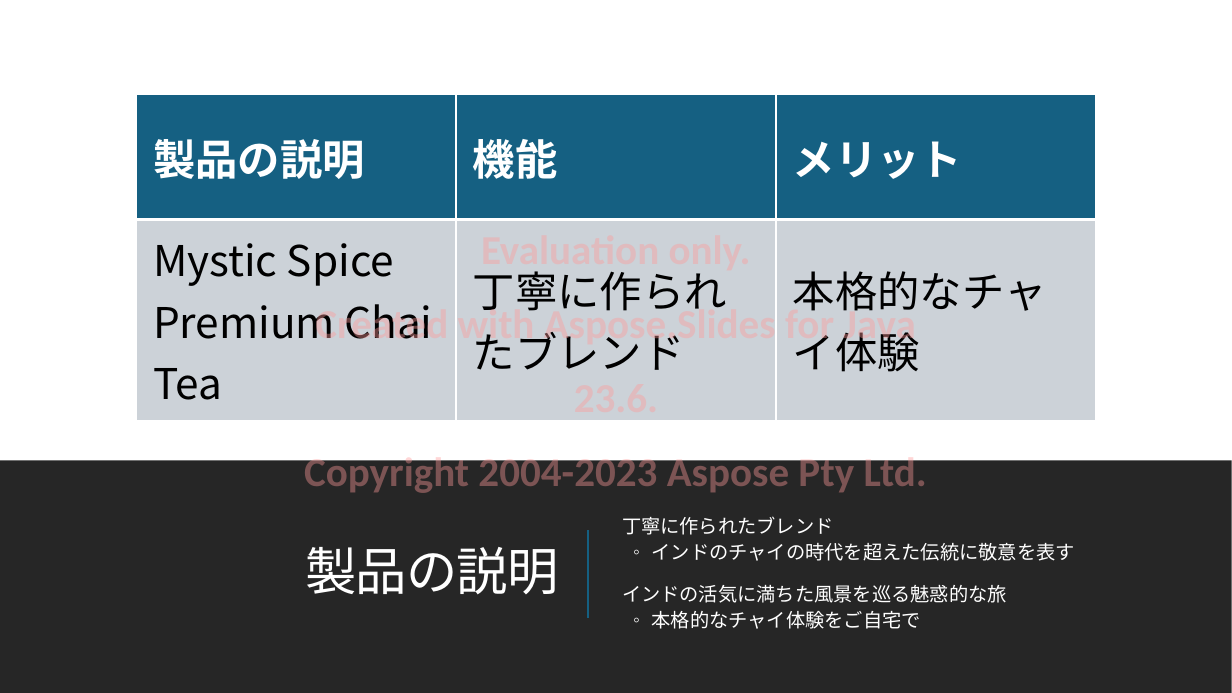
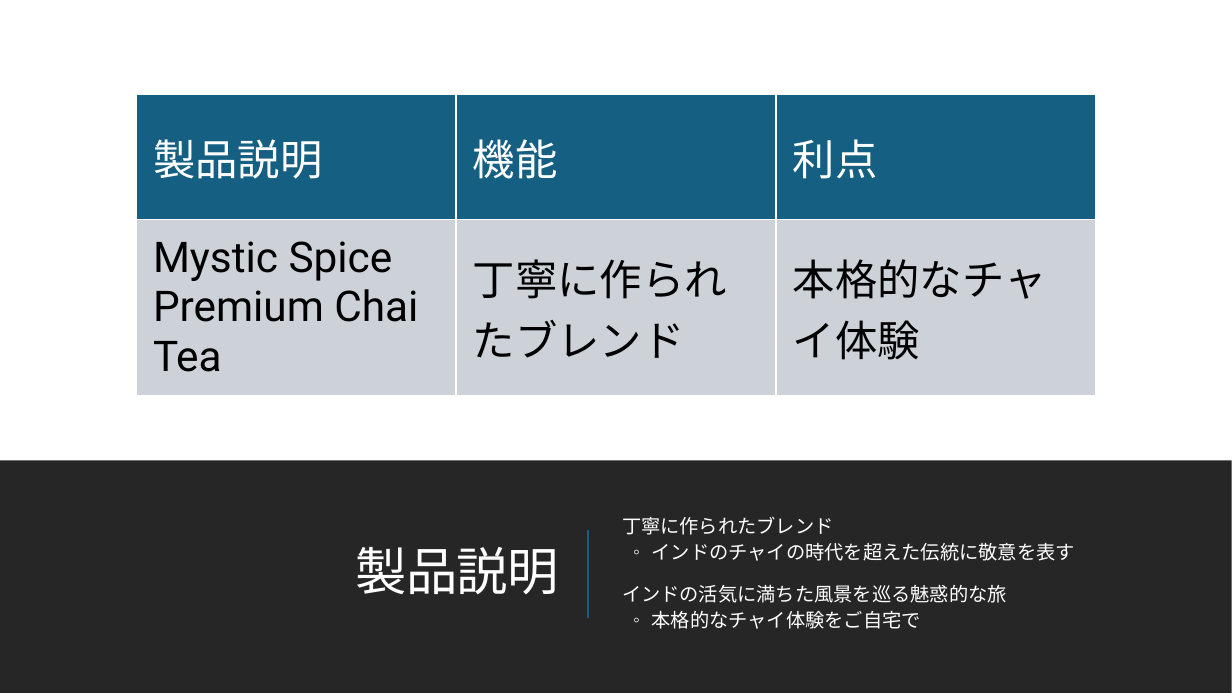
Before and after one commit to MicrosoftLearning/MS-4004-Empower-workforce-copilot-use-cases.ja-jp, a slide deck: slide 4 of ResourceFiles/Mystic Spice Premium Chai Market Analysis Presentation.pptx. Drawn at 1232x693 pixels with LibreOffice and Linux fonts; fonts in the diff are those of the drawing. Boxes give left, top, right and bottom in pixels: in the first picture for what was removed or moved away, otherwise in the second. Text is boxed around its words. In the diff, an @@ line names an element or a change of style, - is before the commit and + after.

```diff
--- a/ResourceFiles/Mystic Spice Premium Chai Market Analysis Presentation.pptx
+++ b/ResourceFiles/Mystic Spice Premium Chai Market Analysis Presentation.pptx
@@ table at box(136, 94, 1095, 396) @@
-row 1, column 1: 製品の説明
+row 1, column 1: 製品説明
-row 1, column 3: メリット
+row 1, column 3: 利点
@@ bold off in "機能" @@
@@ font Noto Sans CJK JP to Roboto in "Mystic Spice Premium Chai Tea" @@
@@ text removed at box(304, 271, 927, 493) @@
-Evaluation only.
-Created with Aspose.Slides for Java 23.6.
-Copyright 2004-2023 Aspose Pty Ltd.
@@ title at box(356, 547, 559, 594): text changed @@
-製品の説明
+製品説明
```
Also in this commit, not shown: 13 other slides changed, 18 other files.
